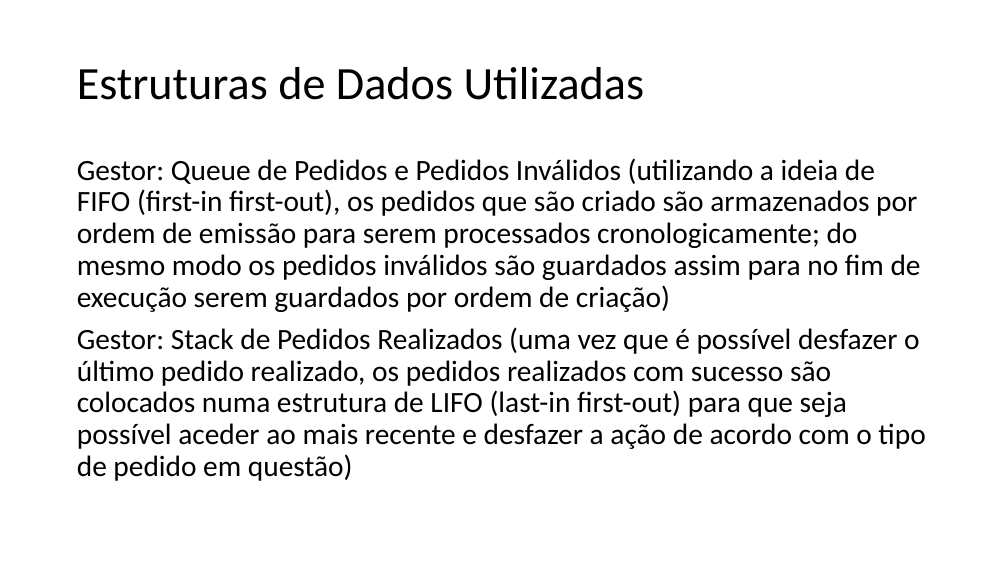
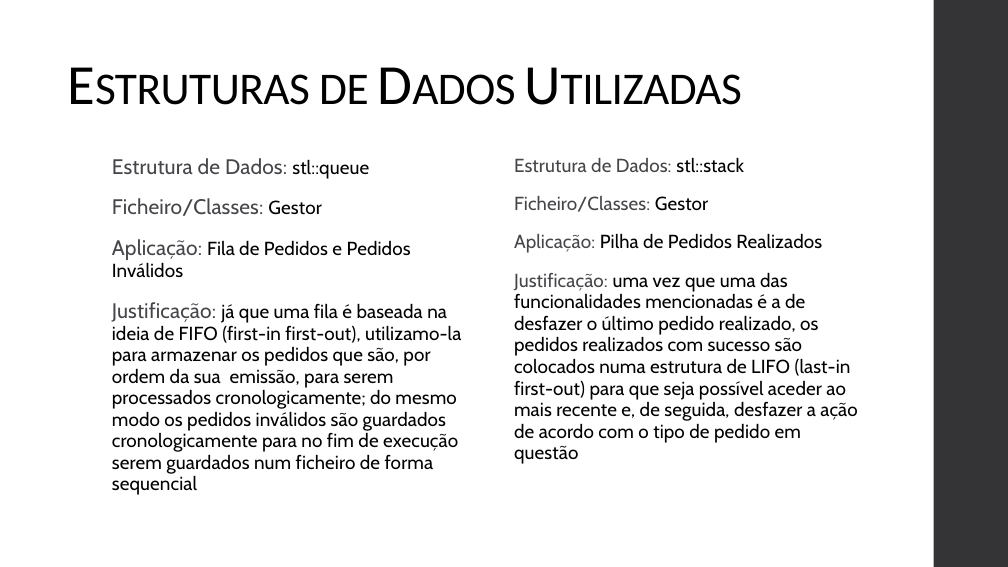
Before and after one commit to racoelhosilva/AED_scheduleManager, a slide deck: slide 6 of presentation/Apresentação.pptx. Drawn at 1008x567 pixels with LibreOffice and Linux fonts; fonts in the diff are those of the drawing. Boxes give left, top, right and bottom in pixels: in the first picture for what was removed or moved away, otherwise in the second. Text is boxed around its words. In the diff, an @@ line names an element or a change of style, - is before the commit and + after.

```diff
--- a/presentation/Apresentação.pptx
+++ b/presentation/Apresentação.pptx
@@ rectangle added at [934,0,1008,567], fill #353537 @@
@@ text "Estruturas de Dados Utilizadas": place and size @@
-text "Estruturas de Dados Utilizadas" at [77,67,645,100]
+text "Estruturas de Dados Utilizadas" at [198,158,287,174]
@@ text "Estruturas de Dados Utilizadas" at [198,158,287,174]: size 44 to 54 pt, letter spacing 0 to -0.5 pt, small capitals on; line spacing 0.9 to 0.85; vertical alignment middle to bottom @@
@@ text added at [112,159,461,495], 18 pt, text #000000 @@
+Estrutura de Dados: stl::queue
+Ficheiro/Classes: Gestor
+Aplicação: Fila de Pedidos e Pedidos Inválidos
+Justificação: já que uma fila é baseada na ideia de FIFO (first-in first-out), utilizamo-la para armazenar os pedidos que são, por ordem da sua emissão, para serem processados cronologicamente; do mesmo modo os pedidos inválidos são guardados cronologicamente para no fim de execução serem guardados num ficheiro de forma sequencial
@@ text at [514,157,857,464]: text changed; size 28 to 18 pt; font Calibri to Cabin @@
-Gestor: Queue de Pedidos e Pedidos Inválidos (utilizando a ideia de FIFO (first-in first-out), os pedidos que são criado são armazenados por ordem de emissão para serem processados cronologicamente; do mesmo modo os pedidos inválidos são guardados assim para no fim de execução serem guardados por ordem de criação)
-Gestor: Stack de Pedidos Realizados (uma vez que é possível desfazer o último pedido realizado, os pedidos realizados com sucesso são colocados numa estrutura de LIFO (last-in first-out) para que seja possível aceder ao mais recente e desfazer a ação de acordo com o tipo de pedido em questão)
+Estrutura de Dados: stl::stack
+Ficheiro/Classes: Gestor
+Aplicação: Pilha de Pedidos Realizados
+Justificação: uma vez que uma das funcionalidades mencionadas é a de desfazer o último pedido realizado, os pedidos realizados com sucesso são colocados numa estrutura de LIFO (last-in first-out) para que seja possível aceder ao mais recente e, de seguida, desfazer a ação de acordo com o tipo de pedido em questão
```
Also in this commit, not shown: 6 other slides changed, 2 slides added, 1 other file.
